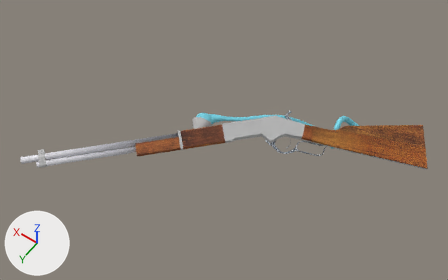
The FBX model Assets/Player/weapons/magic_winchester_right_handed.fbx, before and after one commit.
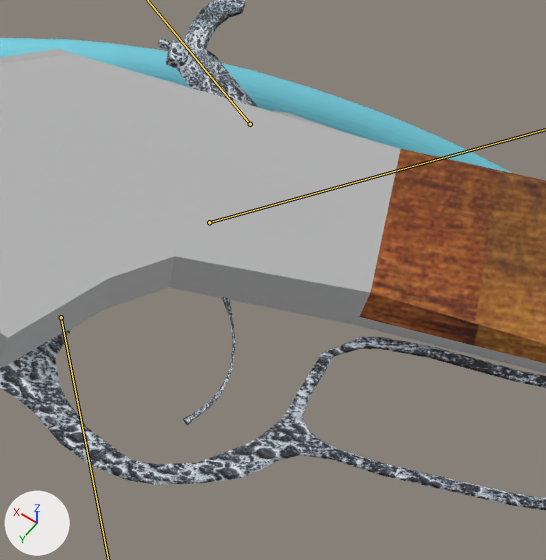
Each version is shown whole from a camera (50 mm lens) standing at (-5.06, 8.64, 12.16) and looking at (0.5, 0.85, -0.07), then close up on the part from 60% to 71% of the width and 40% to 57% of the height. Arrows for +X, +Y and +Z are at lower left; the lights stay in place. Both versions are drawn at frame 1 of the action 'marvin|CameraAction'; the numbers are the values there. The bones that bend it are drawn over the model as lines in the close-ups.

In view in the first close-up: 'abzug', 'hammer', 'waffe'.
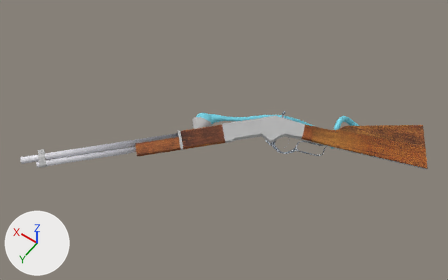
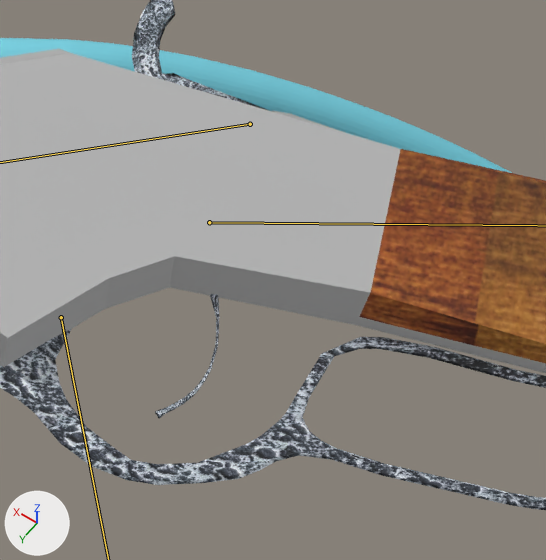
Location of each change, (x1, y1, x2, y2) in pixels of the close-ups (546 x 560 px):
'hammer', posed: before (158, 0, 257, 107); after (132, 0, 273, 112)
'abzug', posed (23% wider): before (183, 297, 235, 425); after (155, 294, 219, 419)

Patch to the scene script:
```diff
--- a/Assets/Player/weapons/magic_winchester_right_handed.fbx.py
+++ b/Assets/Player/weapons/magic_winchester_right_handed.fbx.py
@@ bone_bone_hammer @@
 bone_bone_hammer = bpy.data.objects['marvin'].pose.bones['bone.hammer']  # child of 'bone.waffe'
-bone_bone_hammer.rotation_quaternion = (0.861, 0.0, 0.0, -0.509)  # degrees (0, 0, -61)
+bone_bone_hammer.rotation_quaternion = (1.0, 0.0, 0.0, 0.0)  # degrees (0, 0, 0)
@@ bone_bone_abzug @@
 bone_bone_abzug = bpy.data.objects['marvin'].pose.bones['bone.abzug']  # child of 'bone.waffe'
-bone_bone_abzug.rotation_quaternion = (0.997, -0.036, 0.017, 0.063)  # degrees (-4, 2, 7)
+bone_bone_abzug.rotation_quaternion = (0.997, 0.0, 0.0, -0.082)  # degrees (0, 0, -9)
```
